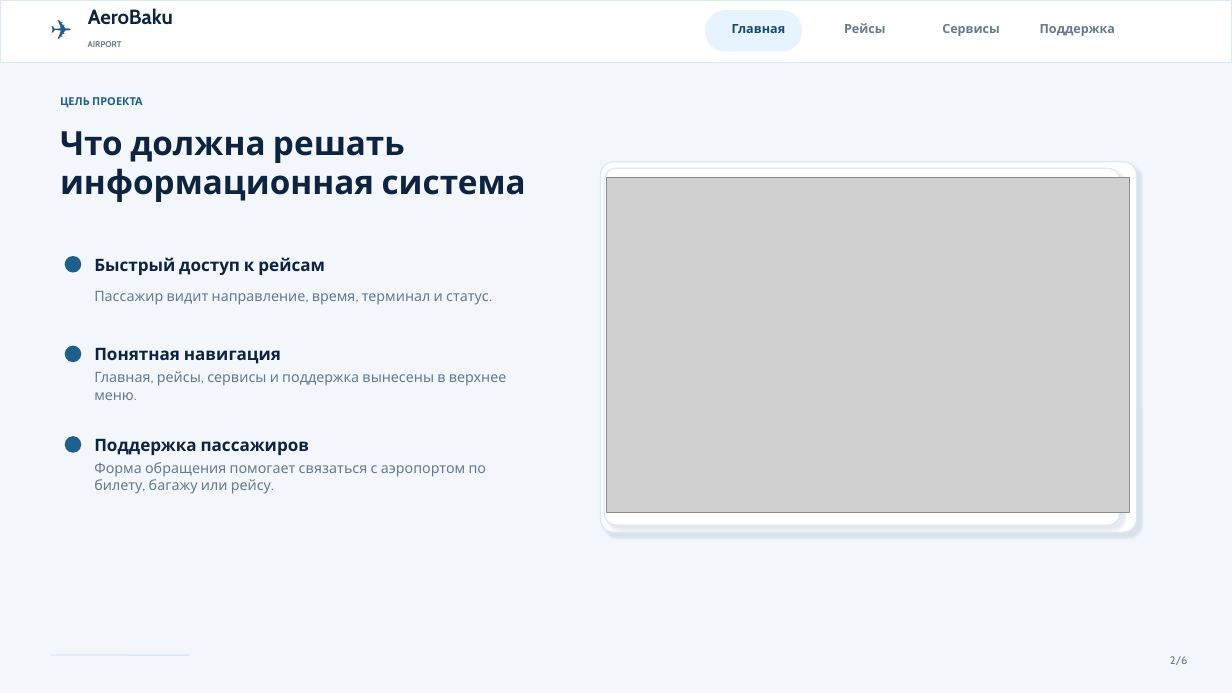
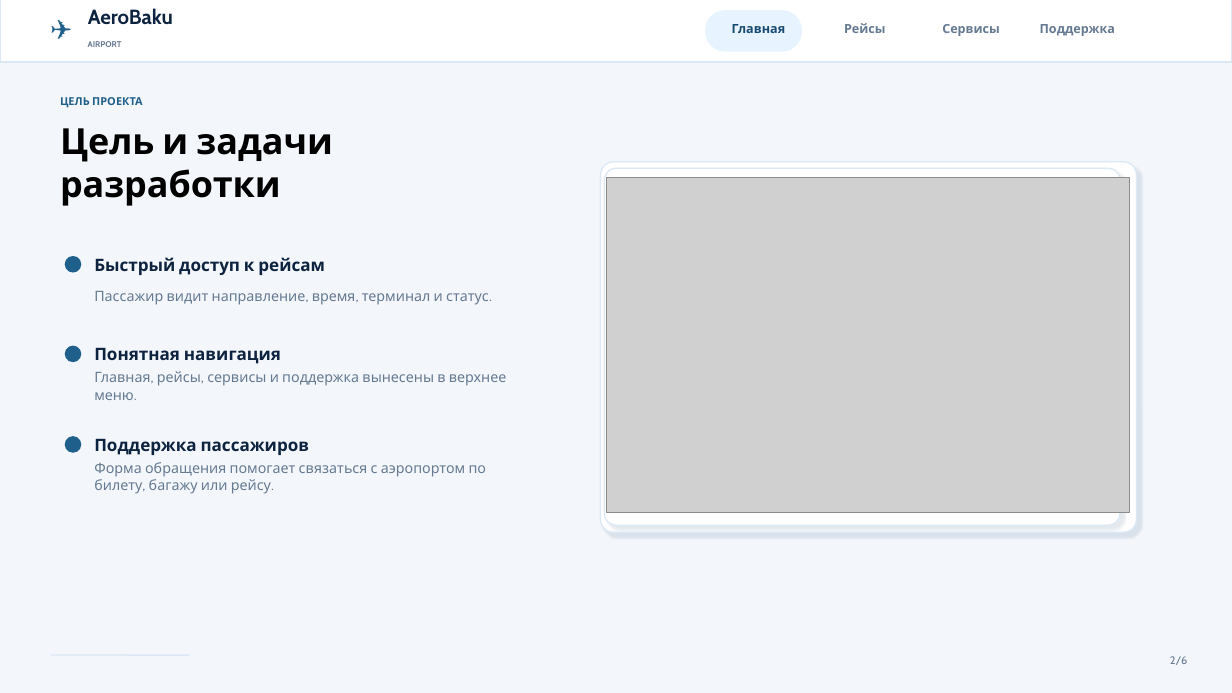
Before and after one commit to Rahinbaxsiyev/airport_site, a slide deck: slide 2 of prezentatsiya_AeroBaku.Бахшиев.Рахин.680.23.pptx. Drawn at 1232x693 pixels with LibreOffice and Linux fonts; fonts in the diff are those of the drawing; grey boxes stand for pictures. Boxes give left, top, right and bottom in pixels: in the first picture for what was removed or moved away, otherwise in the second. Text is boxed around its words. In the diff, an @@ line names an element or a change of style, - is before the commit and + after.

```diff
--- a/prezentatsiya_AeroBaku.Бахшиев.Рахин.680.23.pptx
+++ b/prezentatsiya_AeroBaku.Бахшиев.Рахин.680.23.pptx
@@ text at [60, 128, 333, 206]: text changed; size 25.9 to 28 pt; text colour #0D2340 to #000000 @@
-Что должна решать
-информационная система
+Цель и задачи разработки
```
Also in this commit, not shown: 1 slide added.
